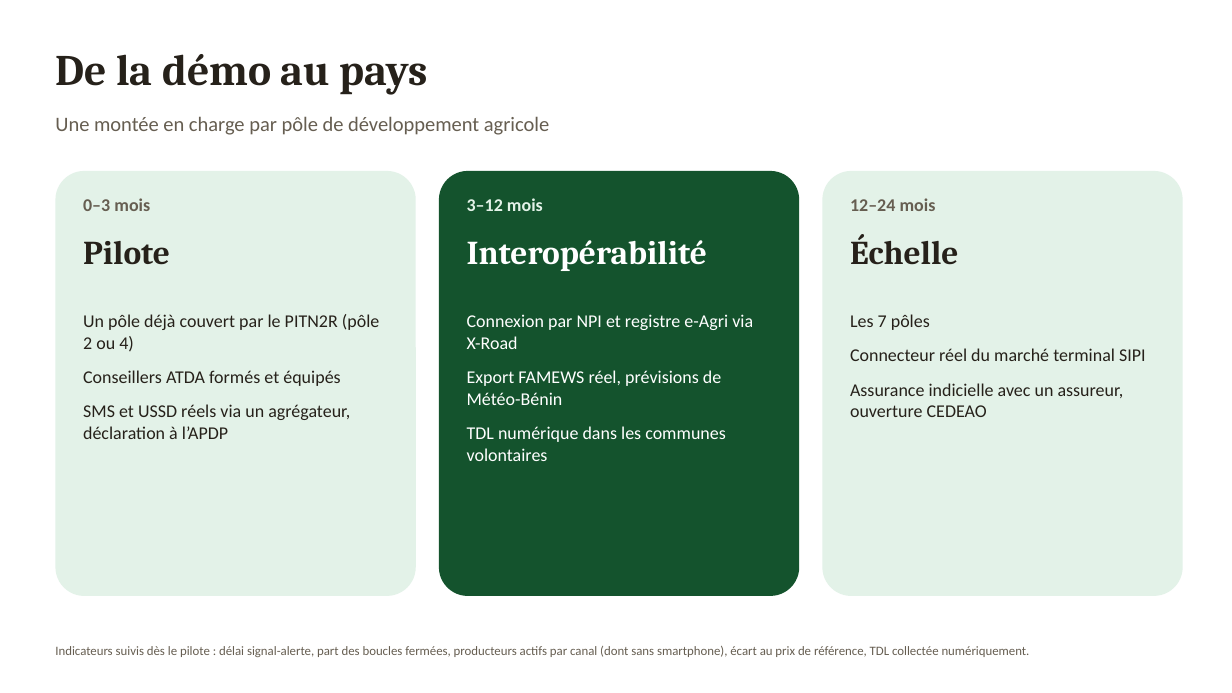
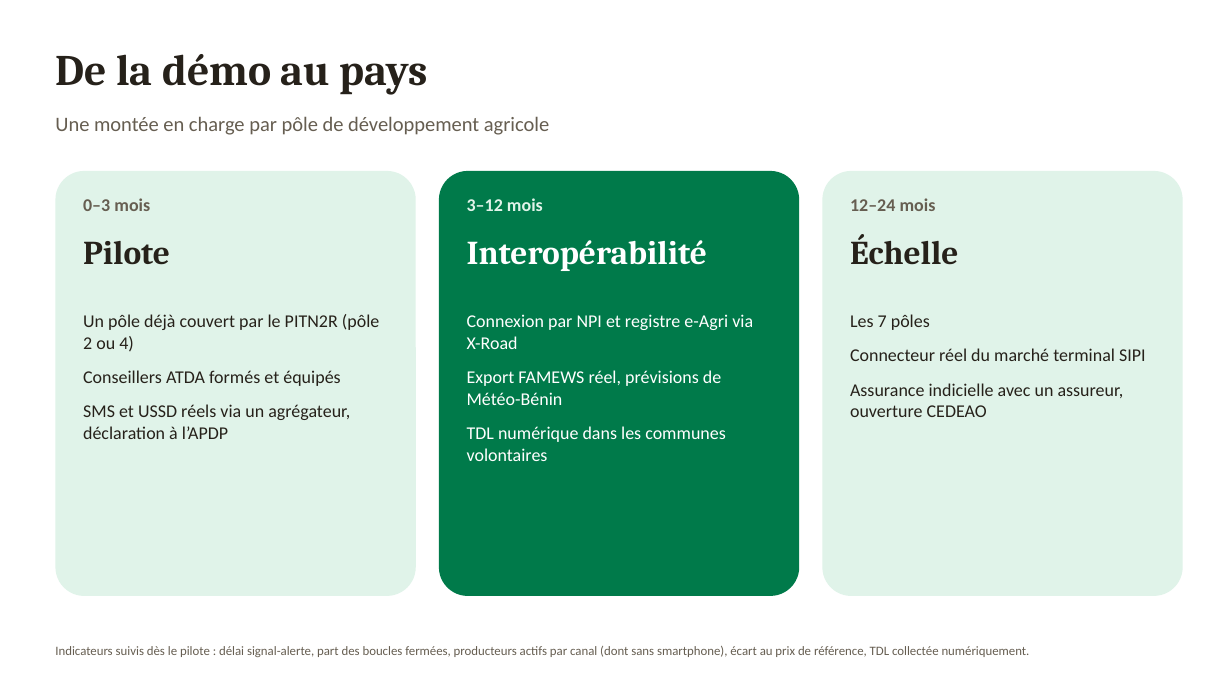
Before and after one commit to misterkante/alerteagri, a slide deck: slide 12 of docs/presentation/AlerteAgri-presentation.pptx. Drawn at 1232x693 pixels with LibreOffice and Linux fonts; fonts in the diff are those of the drawing. Boxes give left, top, right and bottom in pixels: in the first picture for what was removed or moved away, otherwise in the second. Text is boxed around its words. In the diff, an @@ line names an element or a change of style, - is before the commit and + after.

```diff
--- a/docs/presentation/AlerteAgri-presentation.pptx
+++ b/docs/presentation/AlerteAgri-presentation.pptx
@@ rounded rectangle at box(439, 171, 799, 596): fill #14532D to #007A4A @@
@@ text "3–12 mois" at box(467, 198, 543, 211): text colour #E3F2E8 to #E0F3E9 @@
```
Also in this commit, not shown: 12 other slides changed.
